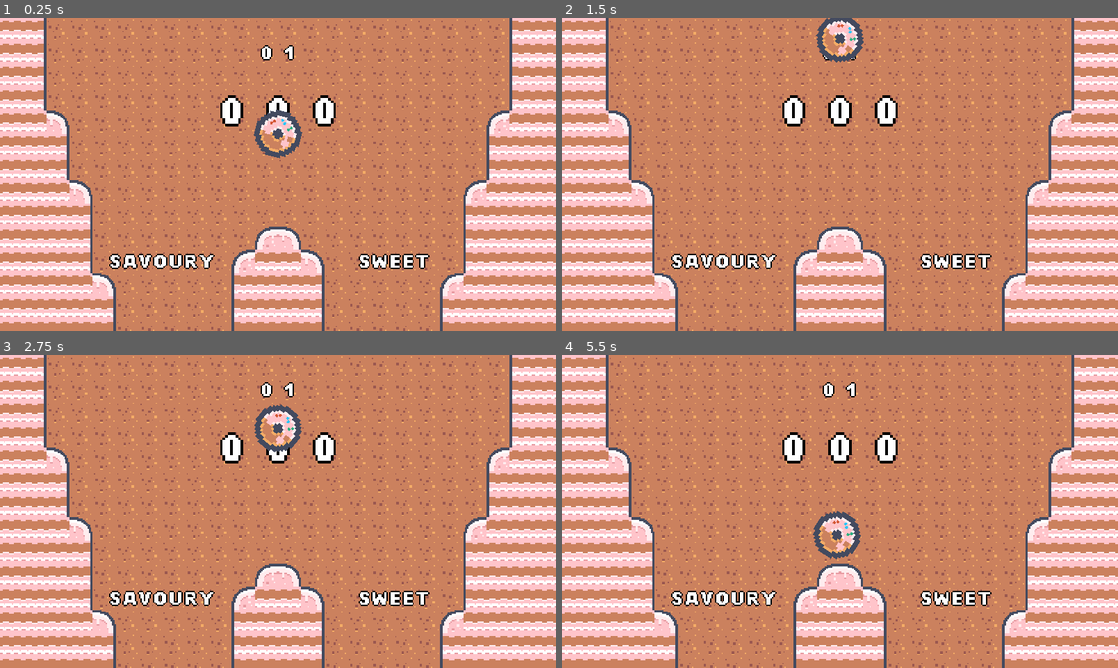
Above: before the commit, frames 1-4 (two rows, left to right).
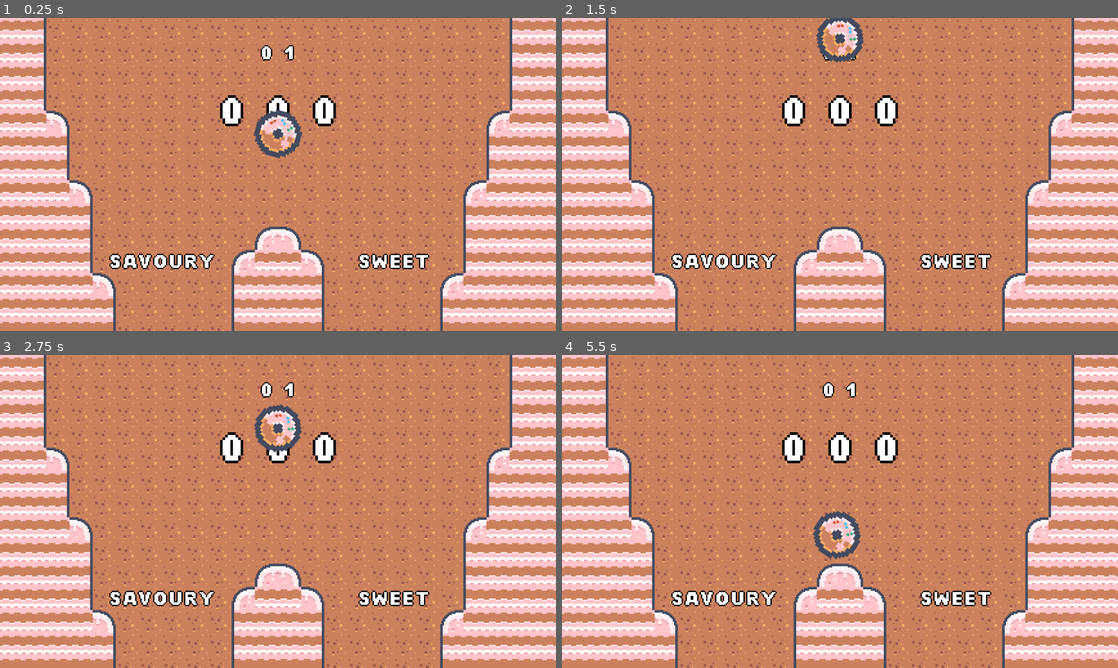
Above: after the commit, the same moments.

Repository: JakeDaSpud/kenney-jam-2024
Game: Godot game, scene res://Scenes/main_game.tscn
Two runs of this game, one before a commit and one after it. Both use one fixed random seed, a clock stepped at 60 frames per second and the inputs below.
Inputs (mouse positions are in pixels of both pictures, inside the frame that each line leads up to):
- Up to frame 1 (0.25 s): no input
- Up to frame 2 (1.5 s): move the mouse to (840, 133) at 0.52 s; click (840, 133) at 0.67 s; move the mouse to (728, 190) at 1.27 s; click (728, 190) at 1.42 s
- Up to frame 3 (2.75 s): move the mouse to (333, 442) at 2.02 s; click (333, 442) at 2.17 s
- Up to frame 4 (5.5 s): move the mouse to (812, 574) at 2.77 s; click (812, 574) at 2.92 s; move the mouse to (1006, 558) at 3.52 s; click (1006, 558) at 3.67 s; tap Enter at 4.25 s; move the mouse to (673, 464) at 4.27 s; click (673, 464) at 4.42 s; move the mouse to (867, 511) at 5.02 s; click (867, 511) at 5.17 s

The runs differ from the first frame. In frame 1, 3.1% of the frame differs, in the area x 0-100%, y 0-100%; in frame 2, 3.1%; in frame 3, 3.1%; in frame 4, 3.2%.

Commit message:
:bento: Finished changing all sfx and bg music

Diff:
--- a/Scenes/main_game.tscn
+++ b/Scenes/main_game.tscn
@@ -4,7 +4,7 @@
 [ext_resource type="Texture2D" uid="uid://caka5lwuuv3so" path="res://Assets/tilemap_packed.png" id="2_otqdi"]
 [ext_resource type="AudioStream" uid="uid://b47ov1pee37ew" path="res://Assets/SFX/FlingSort_Click_SFX.mp3" id="3_gt6ap"]
 [ext_resource type="AudioStream" uid="uid://bpsg3thkd47ak" path="res://Assets/SFX/FlingSort_Correct_SFX.mp3" id="4_8tc58"]
-[ext_resource type="AudioStream" uid="uid://c5pcgml3edo5" path="res://Assets/SFX/FlingSort_BG_Music_SFX.mp3" id="4_k27jo"]
+[ext_resource type="AudioStream" uid="uid://b7afre13sfkbf" path="res://Assets/SFX/FlingSort_BG_Music_SFX_v2_Edited.mp3" id="4_f3juw"]
 [ext_resource type="AudioStream" uid="uid://bsqw6sqfh4x8y" path="res://Assets/SFX/FlingSort_Incorrect_SFX.mp3" id="5_l6fw3"]
 
 [sub_resource type="TileSetAtlasSource" id="TileSetAtlasSource_sumo3"]
@@ -480,17 +480,17 @@
 
 [node name="Click" type="AudioStreamPlayer" parent="."]
 stream = ExtResource("3_gt6ap")
-volume_db = -10.0
+volume_db = -3.0
 
 [node name="BG" type="AudioStreamPlayer" parent="."]
-stream = ExtResource("4_k27jo")
-volume_db = -20.0
+stream = ExtResource("4_f3juw")
+volume_db = -5.0
 autoplay = true
 
 [node name="Correct" type="AudioStreamPlayer" parent="."]
 stream = ExtResource("4_8tc58")
-volume_db = -20.0
+volume_db = -4.0
 
 [node name="Incorrect" type="AudioStreamPlayer" parent="."]
 stream = ExtResource("5_l6fw3")
-volume_db = -10.0
+volume_db = -2.0
--- a/project.godot
+++ b/project.godot
@@ -21,8 +21,8 @@
 window/size/viewport_width=864
 window/size/viewport_height=486
 window/size/mode=2
-window/stretch/mode="canvas_items"
-window/stretch/aspect="keep_height"
+window/stretch/mode="viewport"
+window/stretch/aspect="ignore"
 window/vsync/vsync_mode=0
 
 [rendering]
Not shown, removed: Assets/SFX/FlingSort_BG_Music_SFX.mp3.import
Not shown, added: Assets/SFX/FlingSort_BG_Music_SFX_v2_Edited.mp3.import
Not shown, removed: Assets/SFX/FlingSort_BG_Music_SFX.mp3
Not shown, added: Assets/SFX/FlingSort_BG_Music_SFX_v2_Edited.mp3
